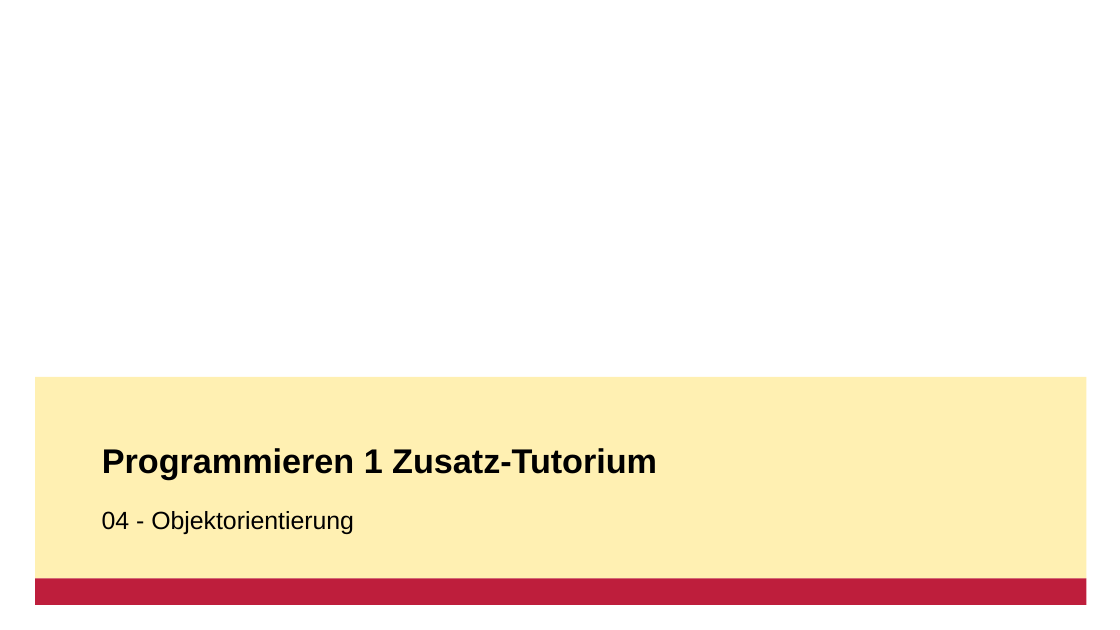
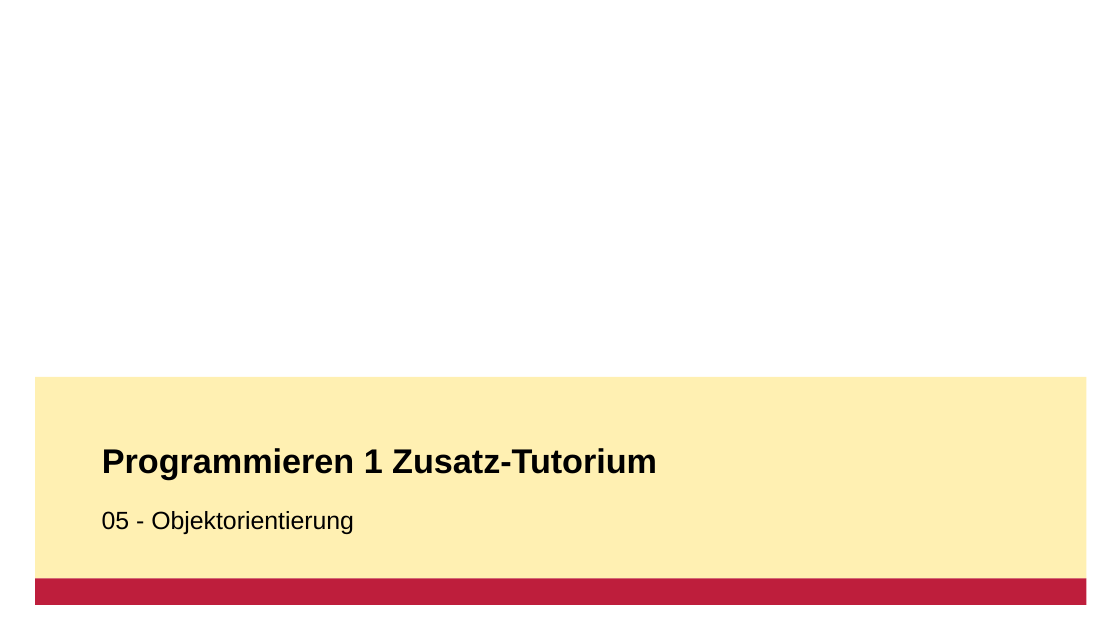
Before and after one commit to gemdav/Programmieren-1-Tutorium, a slide deck: slide 1 of slides/05_object_orientation.pptx. Drawn at 1120x630 pixels with LibreOffice and Linux fonts; fonts in the diff are those of the drawing; background and template pictures are left out. Boxes give left, top, right and bottom in pixels: in the first picture for what was removed or moved away, otherwise in the second. Text is boxed around its words. In the diff, an @@ line names an element or a change of style, - is before the commit and + after.

```diff
--- a/slides/05_object_orientation.pptx
+++ b/slides/05_object_orientation.pptx
@@ subtitle at (102, 511, 354, 534): text changed @@
-04 - Objektorientierung
+05 - Objektorientierung
```
Also in this commit, not shown: 3 other slides changed, 8 other files.
